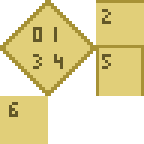
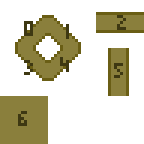
Layered file, before and after one edit (144px x 144px). Changes by layer:
removed layer "numbers" over [9, 9, 111, 117]
removed layer "tiles" over [0, 0, 144, 144]
added layer "Numbers" above "Ebene 1" over [18, 15, 126, 126]
added layer "Ebene 1" over [0, 12, 144, 144]
